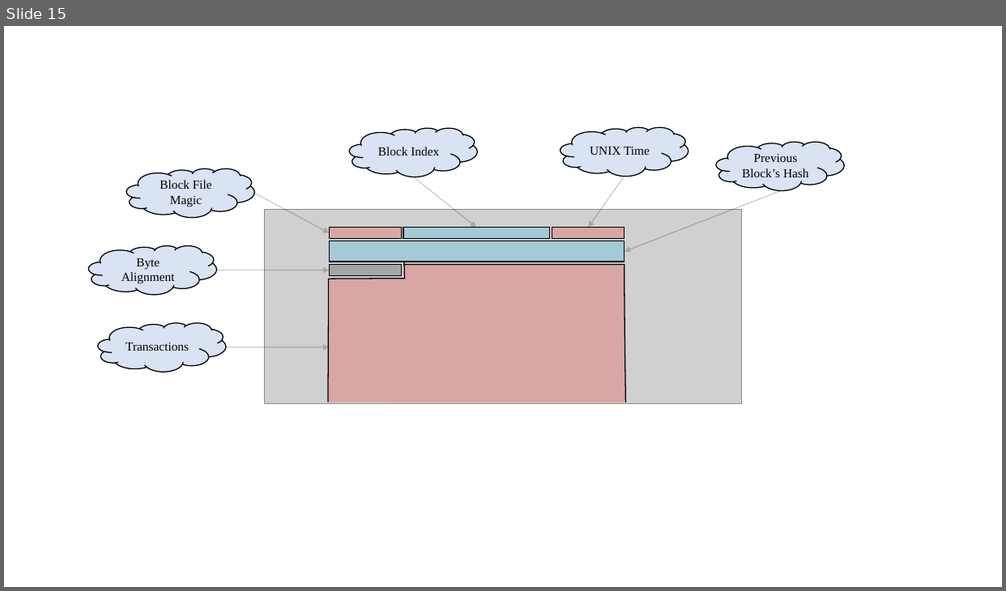
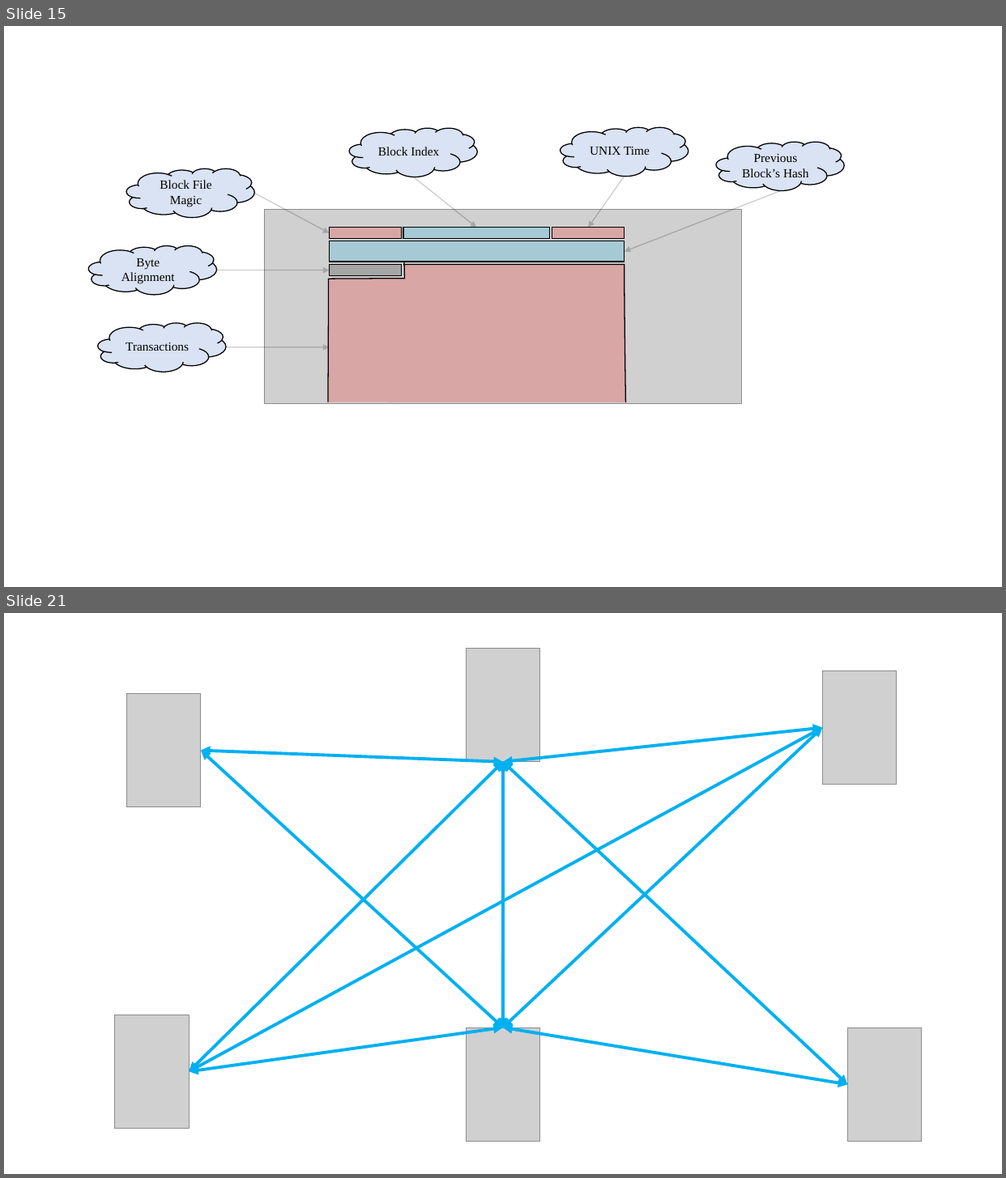
Before and after one commit to Michael-K-Stein/GreenCoin, a slide deck: Thesis/Images/Graphics.pptx. Shown one above the other, each under a label of ours: slide 15 before the commit, slides 15 and 21 after it; the slides between them are not shown. The pictures are 1006x591 and 1006x1178 pixels, drawn with LibreOffice and Linux fonts; fonts in the diff are those of the drawing; grey boxes stand for pictures. Boxes give left, top, right and bottom in pixels: in the first picture for what was removed or moved away, otherwise in the second. Text is boxed around its words. In the diff, an @@ line names an element or a change of style, - is before the commit and + after.

```diff
--- a/Thesis/Images/Graphics.pptx
+++ b/Thesis/Images/Graphics.pptx
@@ slide 21 added at <box>4,613,1002,1174</box>, background #FFFFFF @@
@@ picture added at <box>466,648,540,762</box> @@
@@ picture added at <box>822,671,897,785</box> @@
@@ picture added at <box>127,694,201,807</box> @@
@@ double arrow added from (189, 1072) to (822, 727), #00B0F0 3 pt @@
@@ double arrow added from (503, 762) to (822, 727), #00B0F0 3 pt @@
@@ double arrow added from (822, 727) to (503, 1028), #00B0F0 3 pt @@
@@ double arrow added from (201, 751) to (503, 762), #00B0F0 3 pt @@
@@ double arrow added from (201, 751) to (503, 1028), #00B0F0 3 pt @@
@@ double arrow added from (189, 1072) to (503, 762), #00B0F0 3 pt @@
@@ double arrow added from (503, 1028) to (503, 762), #00B0F0 3 pt @@
@@ double arrow added from (503, 762) to (848, 1084), #00B0F0 3 pt @@
@@ picture added at <box>115,1015,189,1129</box> @@
@@ double arrow added from (189, 1072) to (503, 1028), #00B0F0 3 pt @@
@@ picture added at <box>466,1028,540,1142</box> @@
@@ double arrow added from (848, 1084) to (503, 1028), #00B0F0 3 pt @@
@@ picture added at <box>848,1028,922,1142</box> @@
```
Also in this commit, not shown: 5 other slides added, 13 other files.
